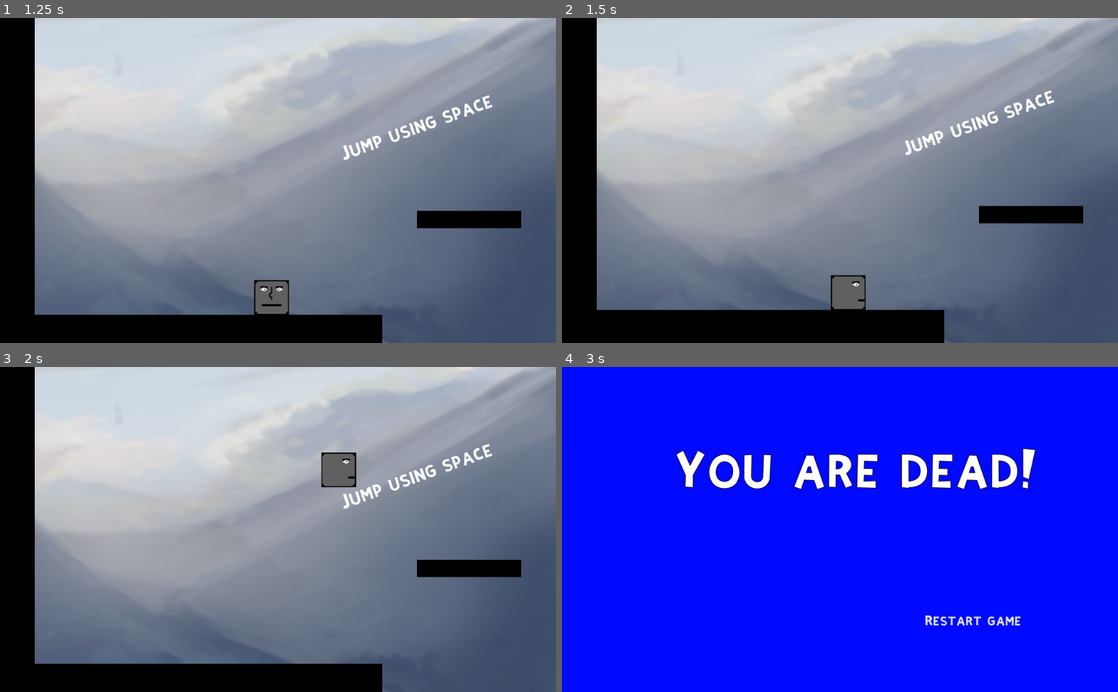
Above: before the commit, frames 1-4 (two rows, left to right).
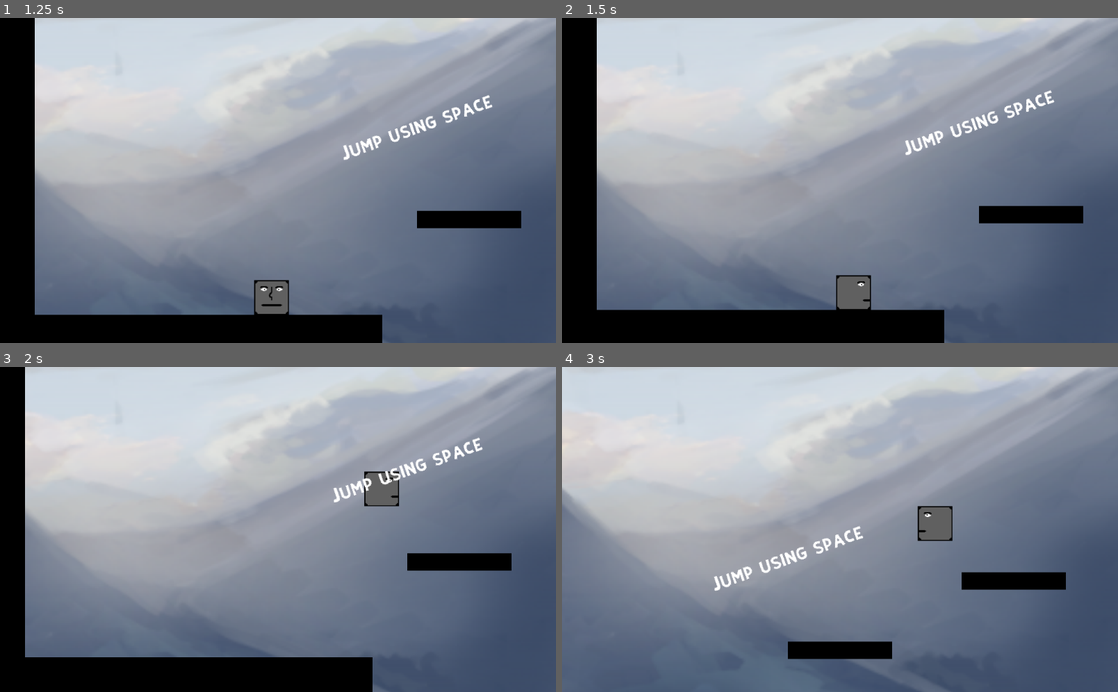
Above: after the commit, the same moments.

Repository: Keegikuskil/Shapes
Game: Godot game, scene res://Title.tscn
Same seed, same stepped clock (60 frames per second), same inputs: the game is played once before the commit and once after it.
Inputs:
- Up to frame 1 (1.25 s): click "Play" at 0.5 s
- Up to frame 2 (1.5 s): hold D (Right) from 1.28 s (still down); tap Z (change1) at 1.35 s
- Up to frame 3 (2 s): keep holding D (Right); tap Space (jump) at 1.52 s
- Up to frame 4 (3 s): tap Z (change1) at 2.1 s; tap Space (jump) at 2.27 s; release D (Right) at 2.78 s; hold A (left) from 2.78 s (still down); hold Ctrl (sprint) from 2.78 s (still down)

Frame 1 is identical in both runs. In frame 2, 0.3% of the frame differs, in the area x 48-56%, y 79-90%; in frame 3, 6.1%; in frame 4, 100%, in the area x 0-100%, y 0-100%.

Commit message:
Esimene type-ide kasutamine

Diff:
--- a/CubePlayer.gd
+++ b/CubePlayer.gd
@@ -14,6 +14,13 @@
 
 #Repeats something
 func _physics_process(_delta):
+
+	if type == SQUARE:
+		pass
+	if type == TRIANGLE:
+		JUMPFORCE = -1450
+		SPEED = 200
+		SPRINTSPEED = 400
 
 
 
@@ -50,16 +57,27 @@
 		States.FLOOR:
 			if not is_on_floor():
 				state = States.AIR
+
+
+
+			if Input.is_action_just_pressed("change1"):
+				type == TRIANGLE
+			elif Input.is_action_just_pressed("change1") and type == TRIANGLE:
+				type == SQUARE
+
+
+
 			#if Input.is_action_pressed("change"):
 
-			if Input.is_action_just_pressed("change1") and JUMPFORCE == -1250:
-				JUMPFORCE = -1350
-				SPRINTSPEED = 400
-				SPEED = 200
-			elif Input.is_action_just_pressed("change1") and JUMPFORCE == -1350:
-				JUMPFORCE = -1250
-				SPRINTSPEED = 700
-				SPEED = 400
+			#if Input.is_action_just_pressed("change1"): #and JUMPFORCE == -1250:
+				#JUMPFORCE = -1350
+				#SPRINTSPEED = 400
+				#SPEED = 200
+			#elif Input.is_action_just_pressed("change1"): #and JUMPFORCE == -1350:
+				#JUMPFORCE = -1250
+				#SPRINTSPEED = 700
+				#SPEED = 400
+				#plaan B
 
 
 			if Input.is_action_pressed("Right"):
